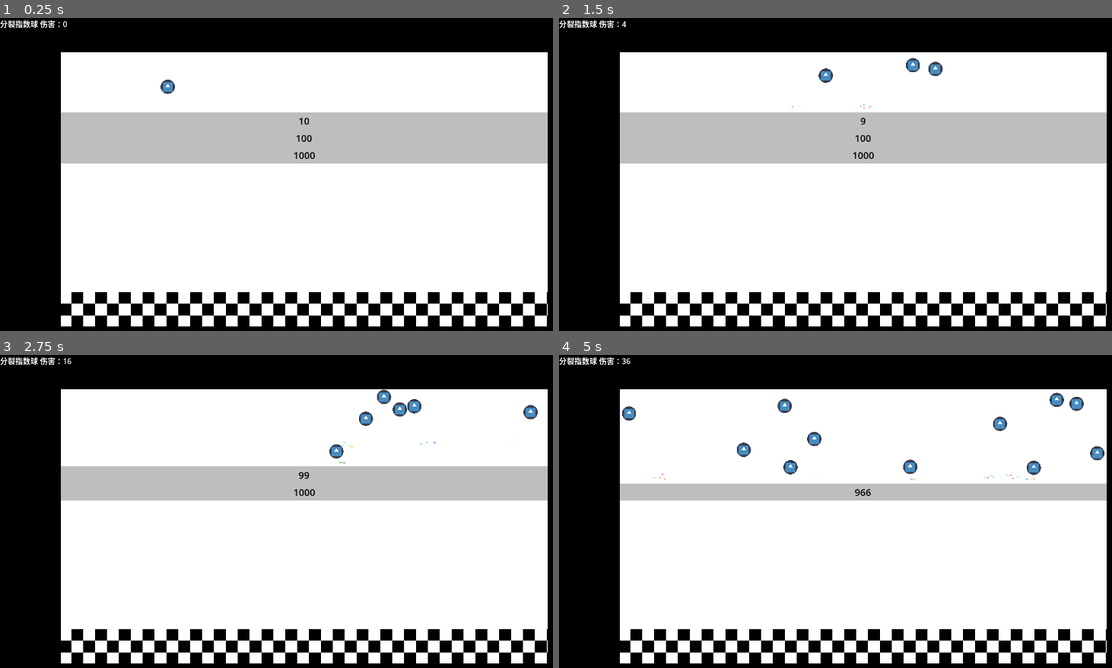
Above: before the commit, frames 1-4 (two rows, left to right).
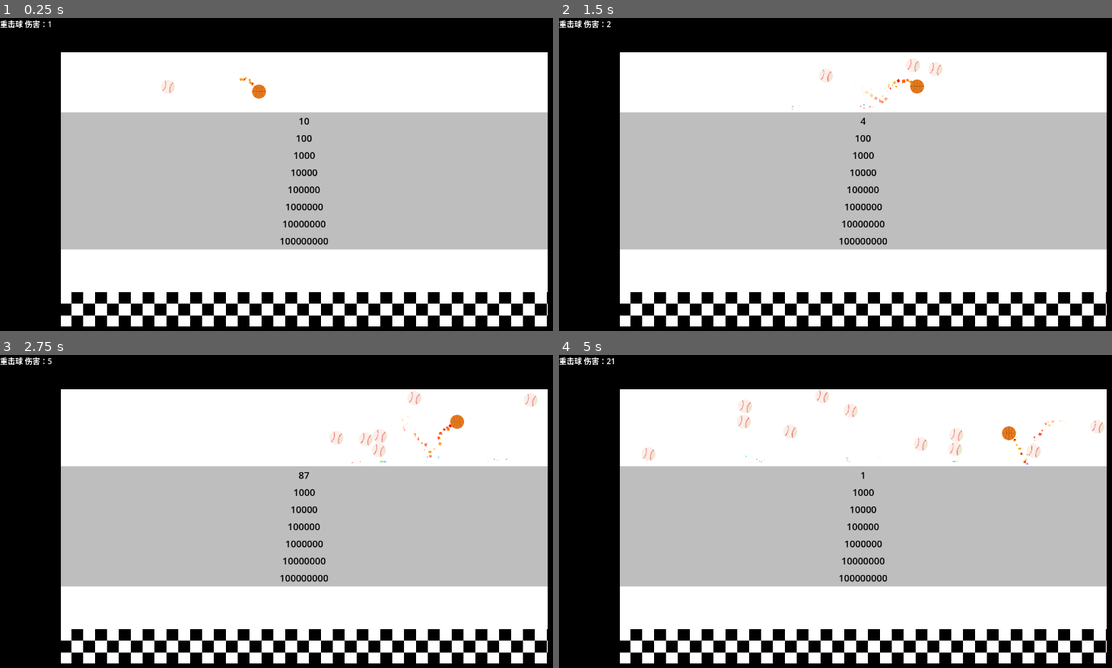
Above: after the commit, the same moments.

Repository: Rundll86/fallingballs
Game: Godot game, scene res://components/World.tscn
The game is run twice, just before and just after one commit, with the same random seed, the same clock (stepped at 60 frames per second) and the same inputs. The engine's default icon, where the game draws it, is replaced by a stand-in: a white triangle on a blue panel in a dark square.
Inputs:
- Up to frame 1 (0.25 s): no input
- Up to frame 2 (1.5 s): no input
- Up to frame 3 (2.75 s): no input
- Up to frame 4 (5 s): no input

The runs differ from the first frame. In frame 1, 25% of the frame differs, in the area x 0-100%, y 0-74%; in frame 2, 25%; in frame 3, 26%; in frame 4, 31%.

Commit message:
feat: 添加棒球和篮球资源并调整球类属性
添加棒球和篮球的SVG资源文件及导入配置
调整SplitBall和DamageBall的伤害计算方式
为球类添加纹理并修复缩放问题
在World场景中添加DamageBall实例
扩展GravityBox场景的物理墙数量

Diff:
--- a/components/Scenes/Balls/DamageBall.tscn
+++ b/components/Scenes/Balls/DamageBall.tscn
@@ -1,8 +1,9 @@
-[gd_scene load_steps=14 format=3 uid="uid://cw6int17exqy3"]
+[gd_scene load_steps=15 format=3 uid="uid://cw6int17exqy3"]
 
 [ext_resource type="PackedScene" uid="uid://2ieitt62h5rm" path="res://components/Abstracts/BallBase.tscn" id="1_qxv3f"]
 [ext_resource type="Script" path="res://scripts/Contents/Balls/DamageBall.gd" id="2_cmuhp"]
 [ext_resource type="AudioStream" uid="uid://cxpsoj6ahbufc" path="res://resources/sounds/Clang.wav" id="3_bqs8m"]
+[ext_resource type="Texture2D" uid="uid://5nn4k6mqicy8" path="res://resources/balls/basketball.svg" id="4_hcfc0"]
 
 [sub_resource type="Curve" id="Curve_3sl8u"]
 _data = [Vector2(0, 1), 0.0, 0.0, 0, 0, Vector2(1, 0), 0.0, 0.0, 0, 0]
@@ -49,7 +50,6 @@
 [node name="Ball" instance=ExtResource("1_qxv3f")]
 script = ExtResource("2_cmuhp")
 displayName = "重击球"
-damage = 1.0
 
 [node name="attack" parent="sounds" index="0"]
 stream = ExtResource("3_bqs8m")
@@ -62,3 +62,8 @@
 
 [node name="mask" parent="." index="3"]
 polygon = PackedVector2Array(15, 0, 14.7118, 2.92635, 13.8582, 5.74025, 12.472, 8.33355, 10.6066, 10.6066, 8.33355, 12. …(495 unchanged characters)…
+
+[node name="texture" parent="mask" index="0"]
+position = Vector2(-4.76837e-07, -4.76837e-07)
+scale = Vector2(0.454, 0.454)
+texture = ExtResource("4_hcfc0")
--- a/components/Scenes/Balls/SplitBall.tscn
+++ b/components/Scenes/Balls/SplitBall.tscn
@@ -1,8 +1,9 @@
-[gd_scene load_steps=5 format=3 uid="uid://btvj03fot0k43"]
+[gd_scene load_steps=6 format=3 uid="uid://btvj03fot0k43"]
 
 [ext_resource type="PackedScene" uid="uid://2ieitt62h5rm" path="res://components/Abstracts/BallBase.tscn" id="1_2e1lw"]
 [ext_resource type="Script" path="res://scripts/Contents/Balls/SplitBall.gd" id="2_kegkv"]
 [ext_resource type="AudioStream" uid="uid://ur56oghflbly" path="res://resources/sounds/Collect.wav" id="3_ffe7a"]
+[ext_resource type="Texture2D" uid="uid://cnvayoh82wgf6" path="res://resources/balls/baseball.svg" id="4_mfxkx"]
 
 [sub_resource type="CircleShape2D" id="CircleShape2D_cwuqw"]
 radius = 15.0
@@ -22,3 +23,7 @@
 
 [node name="mask" parent="." index="3"]
 polygon = PackedVector2Array(15, 0, 14.7118, 2.92635, 13.8582, 5.74025, 12.472, 8.33355, 10.6066, 10.6066, 8.33355, 12. …(495 unchanged characters)…
+
+[node name="texture" parent="mask" index="0"]
+scale = Vector2(0.519, 0.519)
+texture = ExtResource("4_mfxkx")
--- a/components/Scenes/Playgrounds/GravityBox.tscn
+++ b/components/Scenes/Playgrounds/GravityBox.tscn
@@ -26,7 +26,32 @@
 anchor = Vector2(0.5, 0.4)
 level = 2
 
-[node name="Winner" parent="." index="6" instance=ExtResource("3_lw1q2")]
+[node name="Wall4" parent="." index="6" instance=ExtResource("2_bgl6g")]
+position = Vector2(658.5, 283.5)
+anchor = Vector2(0.5, 0.45)
+level = 3
+
+[node name="Wall5" parent="." index="7" instance=ExtResource("2_bgl6g")]
+position = Vector2(658.5, 315)
+anchor = Vector2(0.5, 0.5)
+level = 4
+
+[node name="Wall6" parent="." index="8" instance=ExtResource("2_bgl6g")]
+position = Vector2(658.5, 346.5)
+anchor = Vector2(0.5, 0.55)
+level = 5
+
+[node name="Wall7" parent="." index="9" instance=ExtResource("2_bgl6g")]
+position = Vector2(658.5, 378)
+anchor = Vector2(0.5, 0.6)
+level = 6
+
+[node name="Wall8" parent="." index="10" instance=ExtResource("2_bgl6g")]
+position = Vector2(658.5, 409.5)
+anchor = Vector2(0.5, 0.65)
+level = 7
+
+[node name="Winner" parent="." index="11" instance=ExtResource("3_lw1q2")]
 position = Vector2(658.5, 535.5)
 size = Vector2(0.8, 0.1)
 anchor = Vector2(0.5, 0.85)
--- a/components/World.tscn
+++ b/components/World.tscn
@@ -1,6 +1,7 @@
-[gd_scene load_steps=3 format=3 uid="uid://h8i5gxomlxpq"]
+[gd_scene load_steps=4 format=3 uid="uid://h8i5gxomlxpq"]
 
 [ext_resource type="PackedScene" uid="uid://d0jigswwk1dgh" path="res://components/Scenes/Playgrounds/GravityBox.tscn" id="1_afrxx"]
+[ext_resource type="PackedScene" uid="uid://cw6int17exqy3" path="res://components/Scenes/Balls/DamageBall.tscn" id="2_6qmjj"]
 [ext_resource type="PackedScene" uid="uid://btvj03fot0k43" path="res://components/Scenes/Balls/SplitBall.tscn" id="2_cnqu2"]
 
 [node name="World" type="Node2D"]
@@ -9,3 +10,6 @@
 
 [node name="Ball" parent="Playground" instance=ExtResource("2_cnqu2")]
 position = Vector2(314, 116)
+
+[node name="Ball2" parent="Playground" instance=ExtResource("2_6qmjj")]
+position = Vector2(506, 126)
--- a/project.godot
+++ b/project.godot
@@ -20,6 +20,10 @@
 window/size/viewport_width=1280
 window/size/viewport_height=720
 
+[layer_names]
+
+2d_physics/default_linear_damp=0.1
+
 [physics]
 
 2d/default_linear_damp=0.0
--- /dev/null
+++ b/resources/balls/baseball.svg
@@ -0,0 +1,35 @@
+<svg xmlns="http://www.w3.org/2000/svg" xmlns:xlink="http://www.w3.org/1999/xlink" width="57" height="57" viewBox="-0.5 -0.5 57 57" version="1.1" xml:space="preserve">
+  <defs/>
+  <g>
+    <title>Slice 1</title>
+    <desc>Created with Sketch.</desc>
+    <g id="Page-1" stroke="none" fill-rule="evenodd">
+      <g id="baseball-[baseball,sports,ball,alex-eben-meyer]" fill-rule="nonzero">
+        <g id="Group-3">
+          <path d="M28,0 C35.7,0 42.7,3.1 47.8,8.2 C52.9,13.3 56,20.3 56,28 C56,35.7 52.9,42.7 47.8,47.8 C42.7,52.9 35.7,56 28,56 C20.3,56 13.3,52.9 8.2,47.8 C3.1,42.7 0,35.7 0,28 C0,20.3 3.1,13.3 8.2,8.2 C13.3,3.1 20.3,0 28,0 Z" id="Oval" fill="#FAF0E6" stroke-width="1"/>
+          <path d="M56,28.1 C56,21.8 53.9,16 50.3,11.4 C47.1,13.7 40.4,19.7 37,30.4 C37,30.4 33,42.4 38.9,53.8 C49.1,49.4 56,39.6 56,28.1 Z" id="Shape" fill="#F0E6D2" stroke-width="1"/>
+        </g>
+        <g id="Group-2">
+          <polyline id="Shape_1_" points="12.9 5.3 13.7 0.9 14.4 1.1 13.9 4.6 17.6 4.7 17.6 5.5 12.9 5.3" stroke-width="1" fill="#F01446" transform="matrix(1,0,0,1,32,10)"/>
+          <polyline id="Shape_2_" points="9 10.6 8.8 6.1 9.6 6 9.9 9.6 13.5 8.9 13.6 9.7 9 10.6" stroke-width="1" fill="#F01446" transform="matrix(1,0,0,1,32,10)"/>
+          <polyline id="Shape_3_" points="6.5 16.2 5 12 5.9 11.8 7 15.1 10.3 13.9 10.5 14.6 6.5 16.2" stroke-width="1" fill="#F01446" transform="matrix(1,0,0,1,32,10)"/>
+          <polyline id="Shape_4_" points="3.6 28.5 1 25 1.6 24.5 3.7 27.4 6.5 25.1 7 25.7 3.6 28.5" stroke-width="1" fill="#F01446" transform="matrix(1,0,0,1,32,10)"/>
+          <polyline id="Shape_5_" points="3.8 35.4 0.6 32.2 1.3 31.6 3.7 34.1 6.1 31.6 6.8 32.2 3.8 35.4" stroke-width="1" fill="#F01446" transform="matrix(1,0,0,1,32,10)"/>
+          <polyline id="Shape_6_" points="5.5 41.4 1.8 38.9 2.2 38.3 5.2 40.2 7 37.2 7.8 37.6 5.5 41.4" stroke-width="1" fill="#F01446" transform="matrix(1,0,0,1,32,10)"/>
+          <polyline id="Shape_7_" points="4.6 22 2.8 18.1 3.6 17.7 5 20.9 8.2 19.3 8.5 20 4.6 22" stroke-width="1" fill="#F01446" transform="matrix(1,0,0,1,32,10)"/>
+          <path d="M 50.2 11 C 46.5 13.2 43.4 16.3 41.2 19.9 C 35.3 29.4 32.7 43.7 38.5 54.1 C 38.7 54 39.1 53.9 39.3 53.8 C 34.9 45.8 34.4 32.6 41.9 20.4 C 44.1 16.8 47.1 13.9 50.7 11.8 C 50.5 11.4 50.3 11.3 50.2 11 Z " id="Shape_8_" stroke-width="1" fill="#F01446"/>
+        </g>
+        <g id="Group">
+          <polyline id="Shape_9_" points="6.6 39.1 5.9 43.5 5.1 43.4 5.6 39.9 2.1 39.8 2.2 39 6.6 39.1" stroke-width="1" fill="#F01446" transform="matrix(1,0,0,1,5,2)"/>
+          <polyline id="Shape_10_" points="10.2 34 10.5 38.4 9.7 38.4 9.5 35 6 35.6 5.9 34.8 10.2 34" stroke-width="1" fill="#F01446" transform="matrix(1,0,0,1,5,2)"/>
+          <polyline id="Shape_11_" points="12.7 28.4 14 32.5 13.2 32.7 12.2 29.5 9.1 30.7 8.7 30 12.7 28.4" stroke-width="1" fill="#F01446" transform="matrix(1,0,0,1,5,2)"/>
+          <polyline id="Shape_12_" points="15.3 16.3 17.8 19.7 17.2 20.2 15.2 17.4 12.7 19.6 12.2 19 15.3 16.3" stroke-width="1" fill="#F01446" transform="matrix(1,0,0,1,5,2)"/>
+          <polyline id="Shape_13_" points="15.2 9.5 18.1 12.6 17.6 13.1 15.2 10.6 13 13.1 12.3 12.6 15.2 9.5" stroke-width="1" fill="#F01446" transform="matrix(1,0,0,1,5,2)"/>
+          <polyline id="Shape_14_" points="13.6 3.5 17.1 5.9 16.7 6.6 13.8 4.7 12.1 7.5 11.5 7.1 13.6 3.5" stroke-width="1" fill="#F01446" transform="matrix(1,0,0,1,5,2)"/>
+          <polyline id="Shape_15_" points="14.4 22.7 16.1 26.6 15.4 26.9 14 23.7 11 25.4 10.7 24.7 14.4 22.7" stroke-width="1" fill="#F01446" transform="matrix(1,0,0,1,5,2)"/>
+          <path d="M 14.4 36.2 C 12.4 39.9 9.3 42.9 5.7 45 C 5.9 45.2 6 45.5 6.2 45.6 C 9.9 43.4 12.9 40.3 15 36.6 C 20.6 27.1 23.1 12.6 17.3 2.4 C 17.1 2.5 16.8 2.6 16.5 2.7 C 21 10.6 21.7 24 14.4 36.2 Z " id="Shape_16_" stroke-width="1" fill="#F01446"/>
+        </g>
+      </g>
+    </g>
+  </g>
+</svg><!--rotationCenter:28:28-->
--- /dev/null
+++ b/resources/balls/basketball.svg
@@ -0,0 +1,18 @@
+<svg xmlns="http://www.w3.org/2000/svg" xmlns:xlink="http://www.w3.org/1999/xlink" width="46.3714714050293" height="46.397254943847656" viewBox="0.005429744720458984 -0.10458087921142578 46.3714714050293 46.397254943847656" version="1.1" xml:space="preserve">
+  <!-- Generator: Sketch 52.4 (67378) - http://www.bohemiancoding.com/sketch -->
+  <g>
+    <title>Slice 1</title>
+    <desc>Created with Sketch.</desc>
+    <g id="Page-1" stroke="none" fill-rule="evenodd">
+      <g id="basketball-[sports,basketball,alex-eben-meyer]">
+        <path d="M45.8574648,23.1360563 C45.8846538,13.3683614 39.6539895,4.68084279 30.3934296,1.57429566 C21.1328697,-1.53225146 10.9236157,1.64033263 5.05483732,9.44840822 C-0.813941103,17.2564838 -1.02330531,27.9452781 4.53521127,35.9771831 C7.82,42.015493 13.6056338,44.9957746 19.8512676,45.5335211 C26.0303958,46.4528578 32.3146456,44.7762762 37.2146479,40.9011268 C37.5969014,40.6419718 37.9726761,40.3698592 38.335493,40.0912676 C40.4134082,38.5367279 42.0338268,36.4507748 43.0261972,34.0529577 C44.8779518,30.7119673 45.852078,26.9558971 45.8574648,23.1360563 Z" id="Shape" fill="#E6781E" stroke-width="1"/>
+        <g id="Group">
+          <path d="M23.868169,0.505352113 L23.2202817,0.505352113 C23.1230986,13.8194366 23.0064789,30.3664789 23.1295775,45.7926761 L23.2073239,45.7926761 L23.7774648,45.7926761 C23.6543662,30.3535211 23.7709859,13.8194366 23.868169,0.505352113 Z" id="Shape" stroke-width="1" fill="#824600"/>
+          <path d="M0.596056338,22.3261972 C0.596056338,22.5529577 0.596056338,22.7797183 0.596056338,23.0129577 L45.8769014,23.0129577 C45.8769014,22.7797183 45.8769014,22.5464789 45.8769014,22.3197183 L0.596056338,22.3261972 Z" id="Shape" stroke-width="1" fill="#824600"/>
+          <path d="M32.2388732,14.1369014 C33.0678257,10.8081213 34.7543188,7.75456349 37.1304225,5.28028169 C36.955493,5.14422535 36.7740845,5.00169014 36.5926761,4.87211268 C34.1801721,7.41629412 32.4661572,10.5408005 31.6169014,13.9425352 C29.3039437,22.591831 30.6126761,34.195493 37.26,40.888169 C37.4543662,40.7585915 37.6357746,40.6160563 37.823662,40.48 C32.6794366,35.2709859 29.3039437,25.1315493 32.2388732,14.1369014 Z" id="Shape" stroke-width="1" fill="#824600"/>
+          <path d="M14.9014085,30.3340845 C16.2875264,25.1949269 16.445105,19.8017434 15.3614085,14.5904225 C14.5798336,10.8503822 12.8836511,7.36230095 10.424507,4.43802817 L9.88028169,4.82676056 C12.3017267,7.67541516 13.9701687,11.0858087 14.7329577,14.7459155 C17.1625352,26.0580282 13.4371831,35.7439437 8.09859155,40.5642254 C8.26704225,40.7283568 8.44197183,40.8838498 8.62338028,41.0307042 C11.5129577,38.4650704 13.6639437,34.8239437 14.9014085,30.3340845 Z" id="Shape" stroke-width="1" fill="#824600"/>
+        </g>
+      </g>
+    </g>
+  </g>
+</svg><!--rotationCenter:23:23-->
--- a/scripts/Contents/Balls/SplitBall.gd
+++ b/scripts/Contents/Balls/SplitBall.gd
@@ -7,4 +7,4 @@
 		clone(Vector2(0, radius * -2)) # 还是不要克隆2次了，太卡了
 		canDuplicate = false
 func getDamage():
-	return bounceTime ** 2
+	return bounceTime + 1
--- a/scripts/Statemachines/BallBase.gd
+++ b/scripts/Statemachines/BallBase.gd
@@ -27,6 +27,7 @@
 func _process(_delta):
 	hitbox.shape.radius = radius
 	mask.radius = radius
+	texture.scale = Vector2.ONE
 	texture.scale = (Vector2.ONE * 2 * radius) / texture.get_rect().size
 	if not byClone:
 		var parent = get_parent()
Not shown, added: resources/balls/baseball.svg.import
Not shown, added: resources/balls/basketball.svg.import
